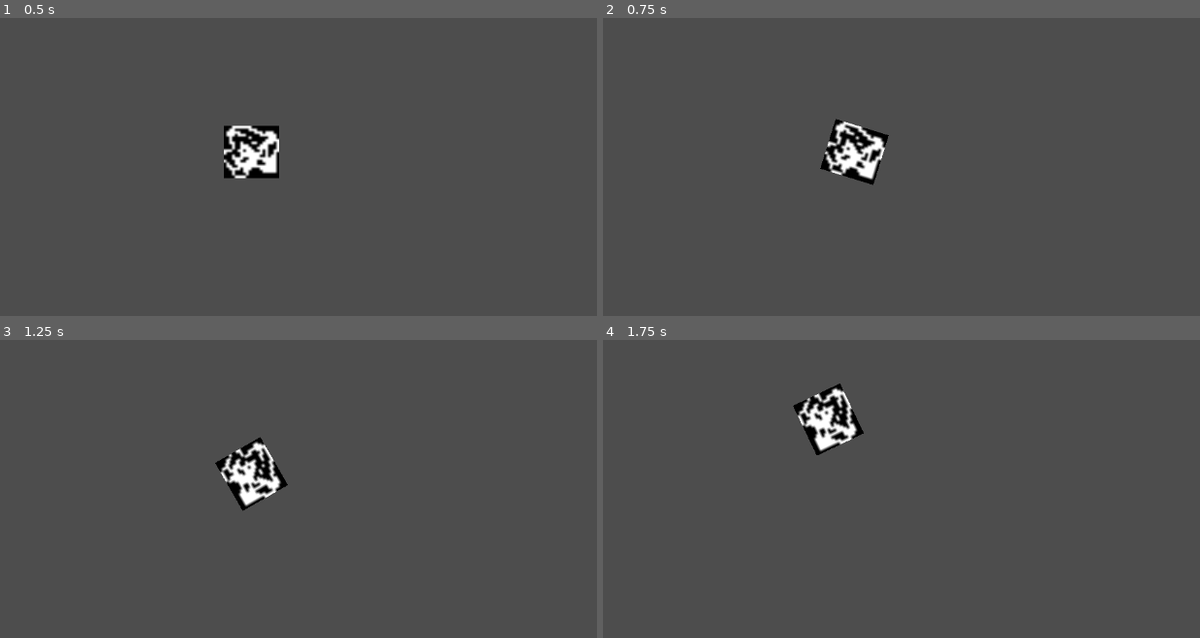
Above: before the commit, frames 1-4 (two rows, left to right).
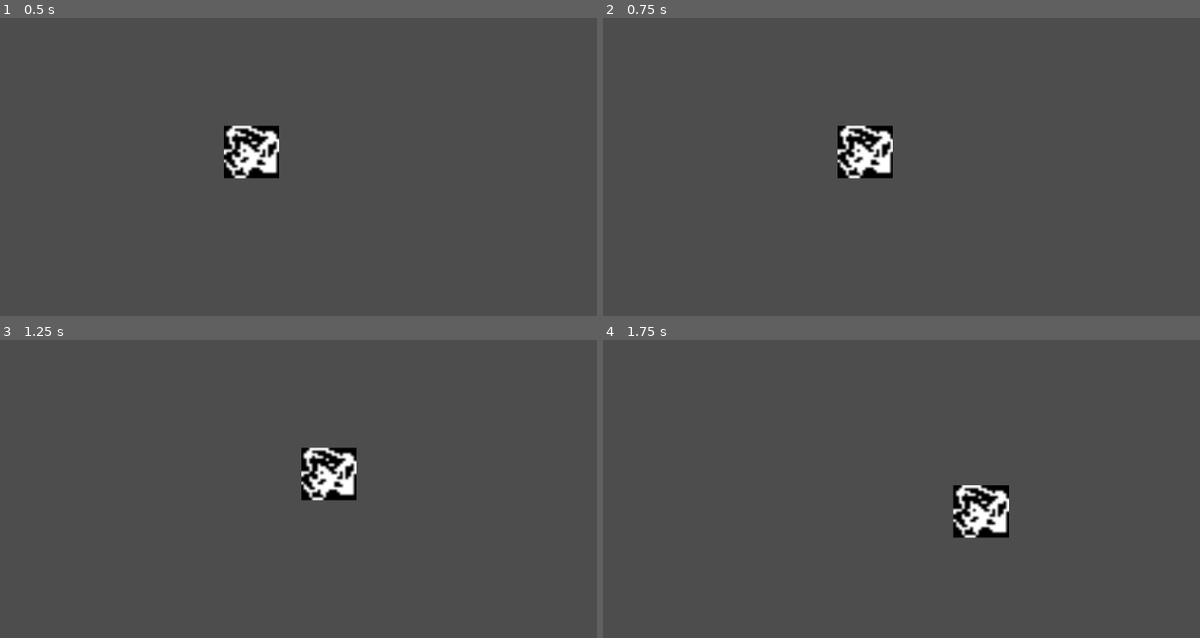
Above: after the commit, the same moments.

Repository: Starlogic-Studios/Game-Jam-2023
Game: Godot game, scene res://Levels/TestLevel.tscn
The game is run twice, just before and just after one commit, with the same random seed, the same clock (stepped at 60 frames per second) and the same inputs.
Inputs:
- Up to frame 1 (0.5 s): no input
- Up to frame 2 (0.75 s): tap Enter at 0.5 s; hold D (right) from 0.53 s (still down)
- Up to frame 3 (1.25 s): keep holding D (right)
- Up to frame 4 (1.75 s): release D (right) at 1.28 s; hold S (down) from 1.28 s (still down)

Frame 1 is identical in both runs. In frame 2, 1.7% of the frame differs, in the area x 36-49%, y 33-57%; in frame 3, 3.0%, in the area x 36-60%, y 32-58%; in frame 4, 3.0%.

Commit message:
added friction and accel

Diff:
--- a/Character/PlayerTopDown.gd
+++ b/Character/PlayerTopDown.gd
@@ -1,12 +1,30 @@
 extends CharacterBody2D
 
+const max_speed = 400
+const accel = 1500
+const friction = 600
 
-var speed = 400  # move speed in pixels/sec
-var rotation_speed = 1.5  # turning speed in radians/sec
+var input = Vector2.ZERO
 
 func _physics_process(delta):
-	var move_input = Input.get_axis("down", "up")
-	var rotation_direction = Input.get_axis("left", "right")
-	velocity = transform.x * move_input * speed
-	rotation += rotation_direction * rotation_speed * delta
+	player_movement(delta)
+
+func get_input():
+	input.x = int(Input.is_action_pressed("right")) - int(Input.is_action_pressed("left"))
+	input.y= int(Input.is_action_pressed("down")) - int(Input.is_action_pressed("up"))
+	return input.normalized()
+
+func player_movement(delta):
+	input = get_input()
+	# Adding friction
+	if input == Vector2.ZERO:
+		if velocity.length() > (friction * delta):
+			velocity -= velocity.normalized() * (friction * delta)
+		else:
+			velocity = Vector2.ZERO
+	# Adding acceleration
+	else:
+		velocity += (input * accel * delta)
+		velocity = velocity.limit_length(max_speed)
+
 	move_and_slide()
Not shown, added: Assets/98lh_bv8k_210607.eps
